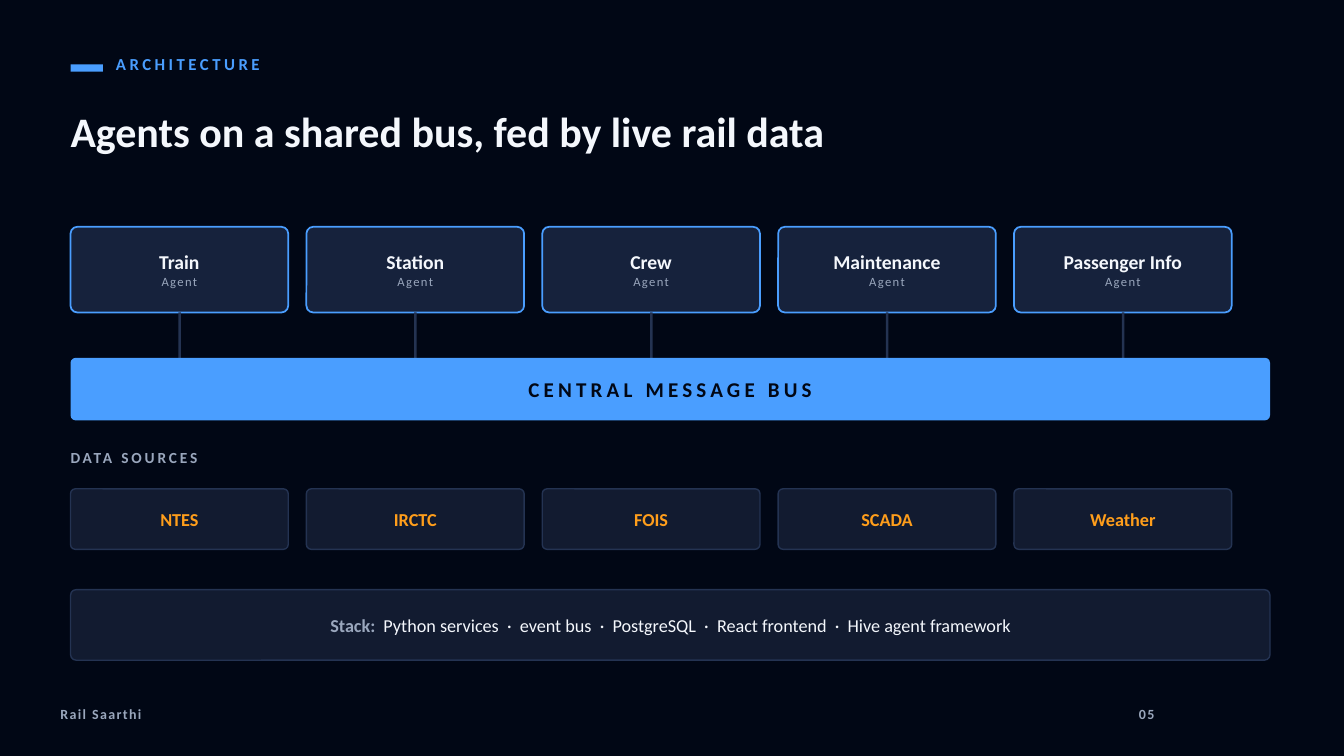
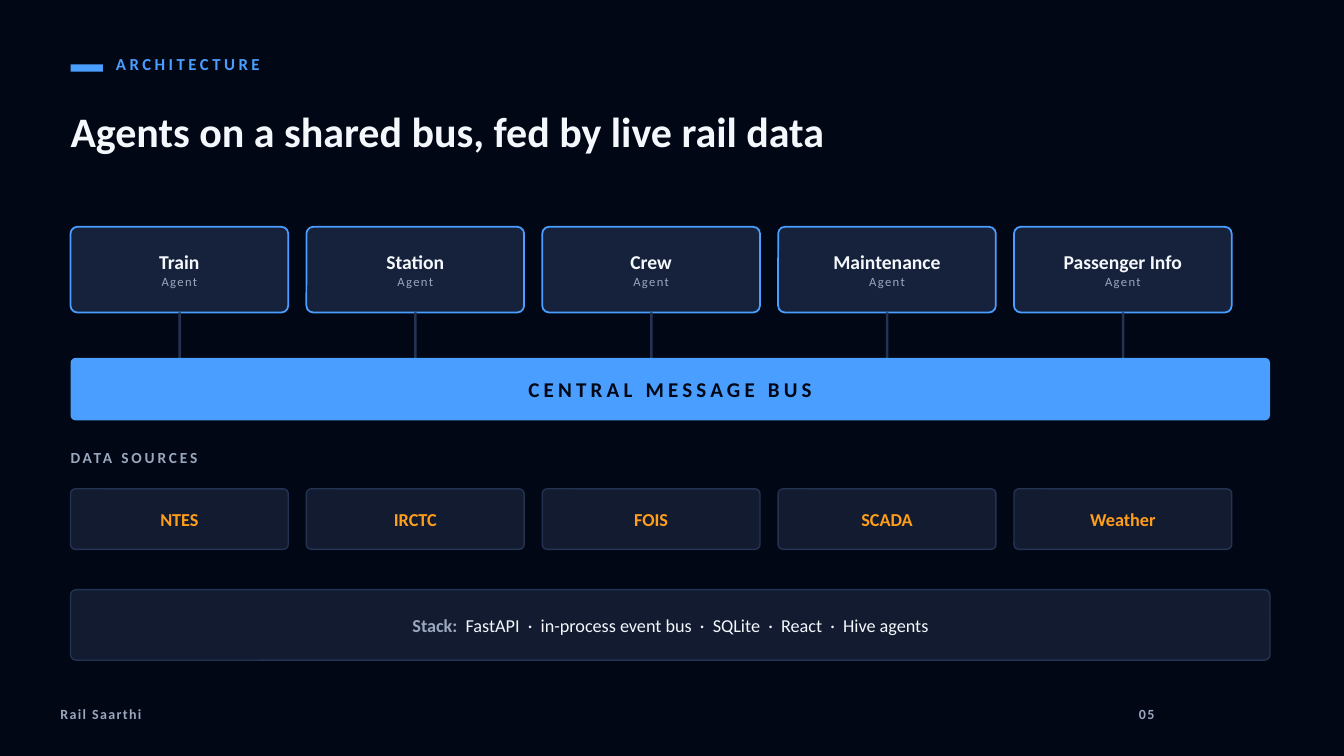
Before and after one commit to chiruu12/railmind, a slide deck: slide 6 of docs/Rail_Saarthi_Pitch.pptx. Drawn at 1344x756 pixels with LibreOffice and Linux fonts; fonts in the diff are those of the drawing. Boxes give left, top, right and bottom in pixels: in the first picture for what was removed or moved away, otherwise in the second. Text is boxed around its words. In the diff, an @@ line names an element or a change of style, - is before the commit and + after.

Commit message:
deck: match real stack (SQLite), tidy script

```diff
--- a/docs/Rail_Saarthi_Pitch.pptx
+++ b/docs/Rail_Saarthi_Pitch.pptx
@@ text at (412, 619, 929, 635): text changed @@
-Stack: Python services · event bus · PostgreSQL · React frontend · Hive agent framework
+Stack: FastAPI · in-process event bus · SQLite · React · Hive agents
```
Also in this commit, not shown: 1 other file.
